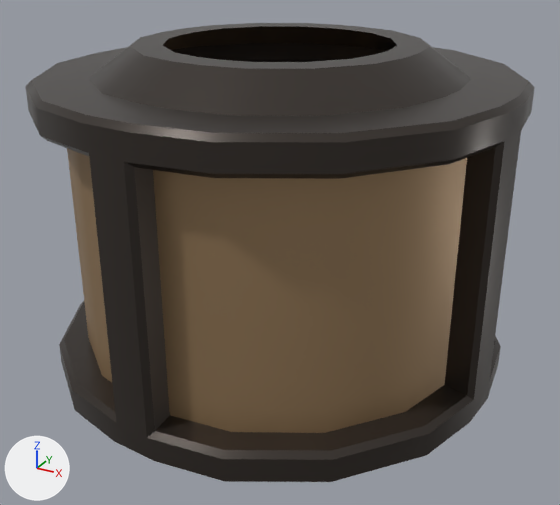
An edit to the FBX model Assets/Models/LevelModels/Props/Cauldron/Rotate_1.fbx, drawn before and after from the same camera.
Rendered twice from a camera (50 mm lens) standing at (1.114, -0.906, 2.219) and looking at (0.96, -0.625, 2.079). Lighting does not change. The marker at lower left points along +X, +Y and +Z. The older version comes first.

In view in the first picture: 'Rotate_1'.
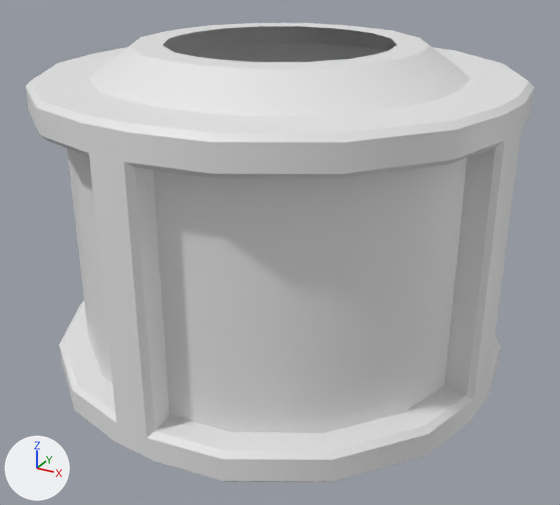
The newer file is also turned or shifted as a whole; pictures and numbers use the older file's frame.

The change, as a diff of the scene's bpy script:
```diff
--- a/Assets/Models/LevelModels/Props/Cauldron/Rotate_1.fbx.py
+++ b/Assets/Models/LevelModels/Props/Cauldron/Rotate_1.fbx.py
@@ me_cylinder_002 @@
 me_cylinder_002.from_pydata(...)  # 320 vertices, 300 faces; spans x -0.101..0.101, y -0.101..0.101, z -0.078..0.078
 # used by ob_rotate_1; location = (0.9567, -0.6198, 2.0923)
+# me_cylinder_002 part 1: all 16 faces that had it switch from mat_material_009 (brown #a38664) to no material
+# me_cylinder_002 part 2: all 284 faces that had it switch from mat_material_002 to no material
```

Where the change shows, as pixel boxes [x1, y1, x2, y2] in the pictures (560 x 505 px):
part 1 of me_cylinder_002, recoloured (brown to white): [67, 148, 467, 433] in both
part 2 of me_cylinder_002, recoloured (lighter): [25, 23, 535, 482] in both
